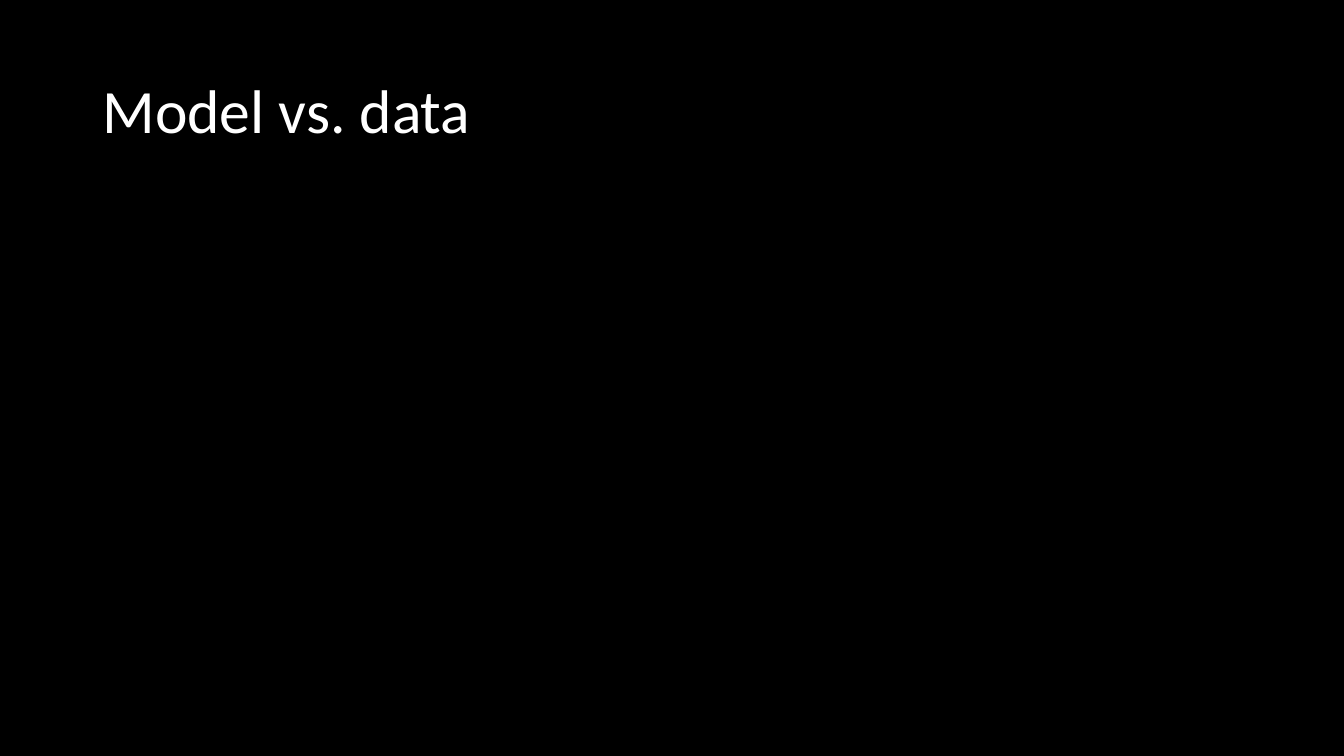
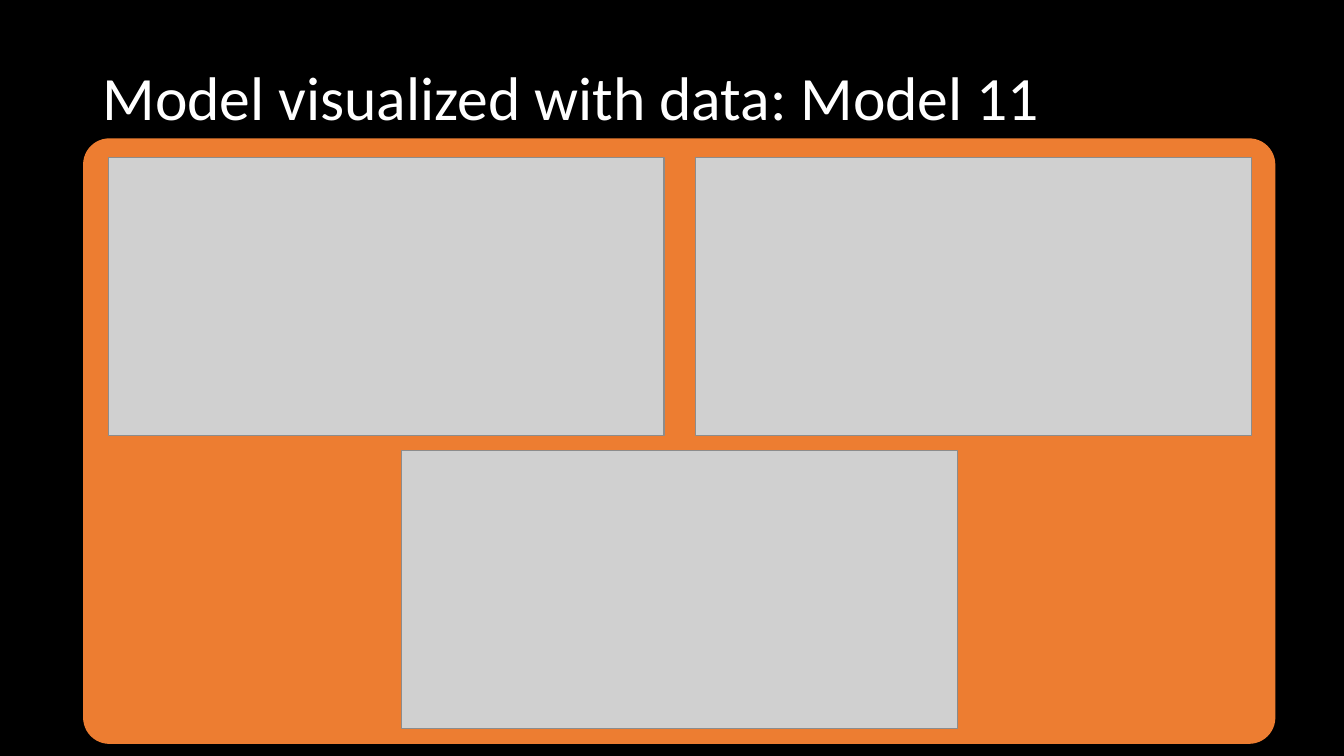
Before and after one commit to rghansen/ES482, a slide deck: slide 8 of ES data project presentation_salmon diet.pptx. Drawn at 1344x756 pixels with LibreOffice and Linux fonts; fonts in the diff are those of the drawing; grey boxes stand for pictures. Boxes give left, top, right and bottom in pixels: in the first picture for what was removed or moved away, otherwise in the second. Text is boxed around its words. In the diff, an @@ line names an element or a change of style, - is before the commit and + after.

```diff
--- a/ES data project presentation_salmon diet.pptx
+++ b/ES data project presentation_salmon diet.pptx
@@ title at (x1=102, y1=77, x2=1039, y2=121): text changed @@
-Model vs. data
+Model visualized with data: Model 11
@@ rounded rectangle added at (x1=84, y1=139, x2=1274, y2=743), fill #ED7D31, outline #ED7D31 1 pt @@
@@ picture added at (x1=108, y1=158, x2=663, y2=437) @@
@@ picture added at (x1=696, y1=158, x2=1251, y2=437) @@
@@ picture added at (x1=401, y1=451, x2=957, y2=729) @@
```
Also in this commit, not shown: 1 other slide changed, 1 slide added, 1 slide removed, 6 other files.
